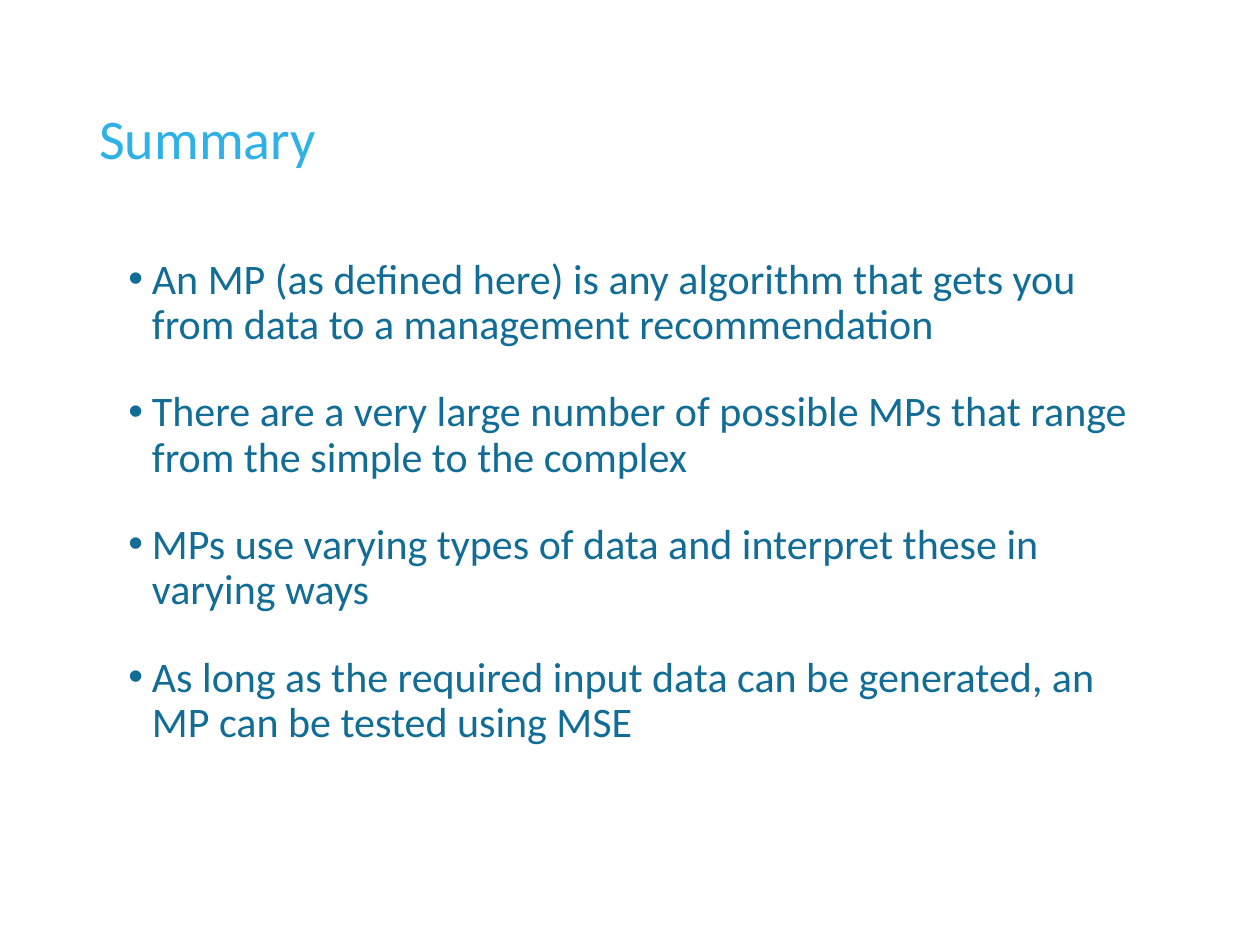
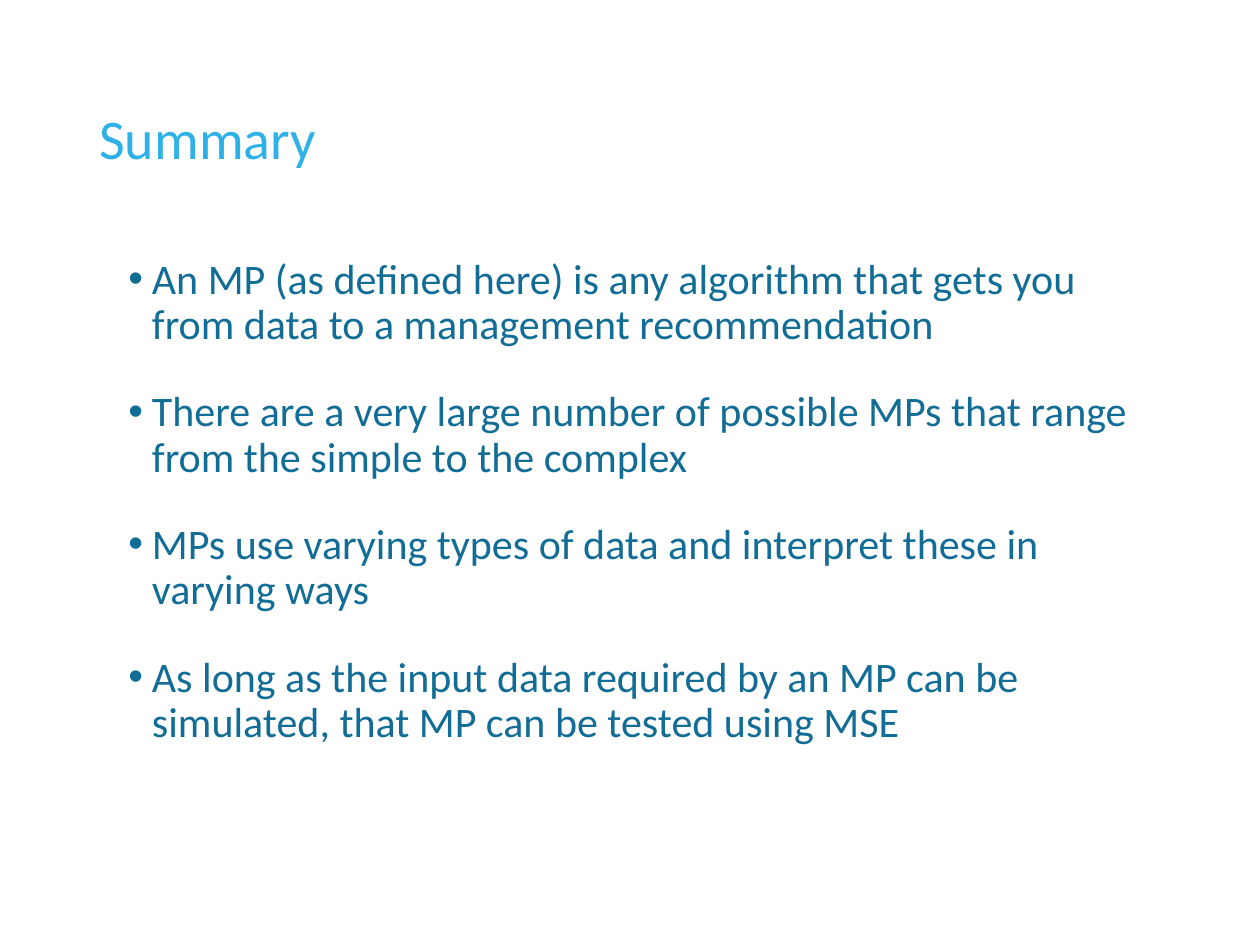
Before and after one commit to DLMtool/DLMDev, a slide deck: slide 24 of Disused code/Misc/DLM_DFO/Lectures/1 Introduction/L1d How do MPs work.pptx. Drawn at 1260x945 pixels with LibreOffice and Linux fonts; fonts in the diff are those of the drawing; background and template pictures are left out. Boxes give left, top, right and bottom in pixels: in the first picture for what was removed or moved away, otherwise in the second. Text is boxed around its words. In the diff, an @@ line names an element or a change of style, - is before the commit and + after.

```diff
--- a/Disused code/Misc/DLM_DFO/Lectures/1 Introduction/L1d How do MPs work.pptx
+++ b/Disused code/Misc/DLM_DFO/Lectures/1 Introduction/L1d How do MPs work.pptx
@@ text at (152, 662, 1018, 745): text changed @@
-• As long as the required input data can be generated, an MP can be tested using MSE
+• As long as the input data required by an MP can be simulated, that MP can be tested using MSE
```
Also in this commit, not shown: 10 other slides changed, 39 other files.
